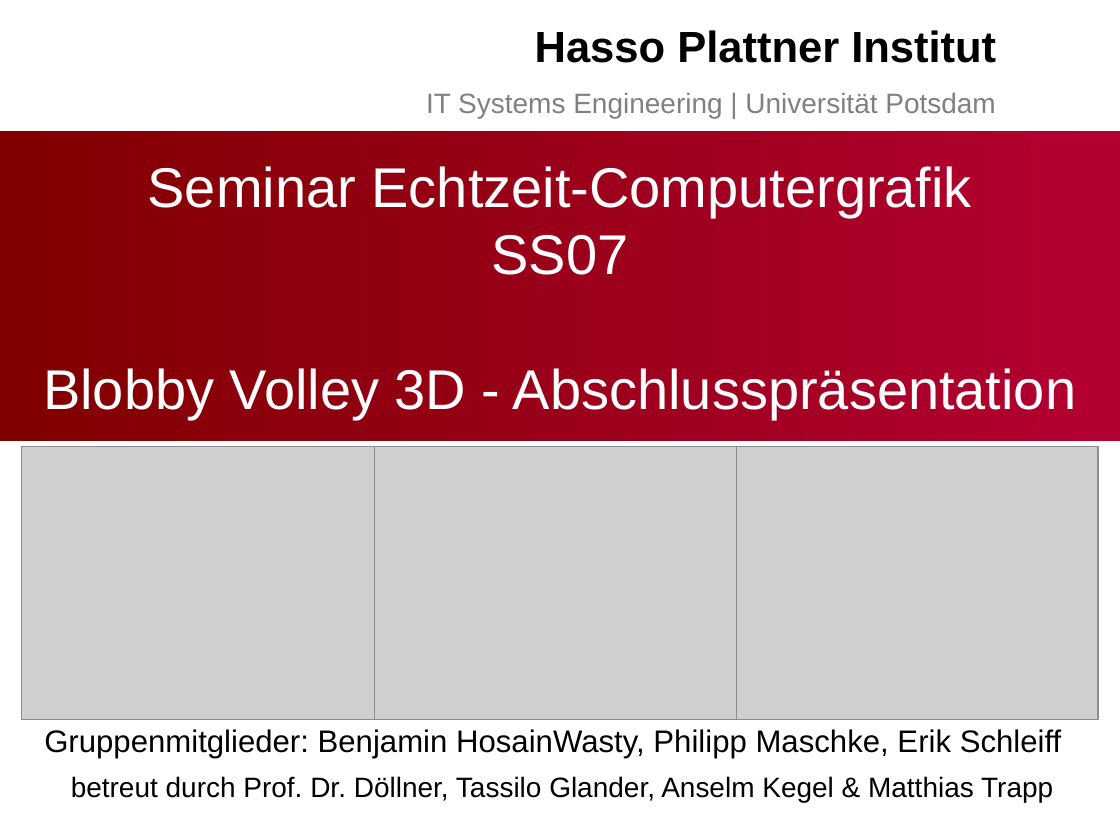
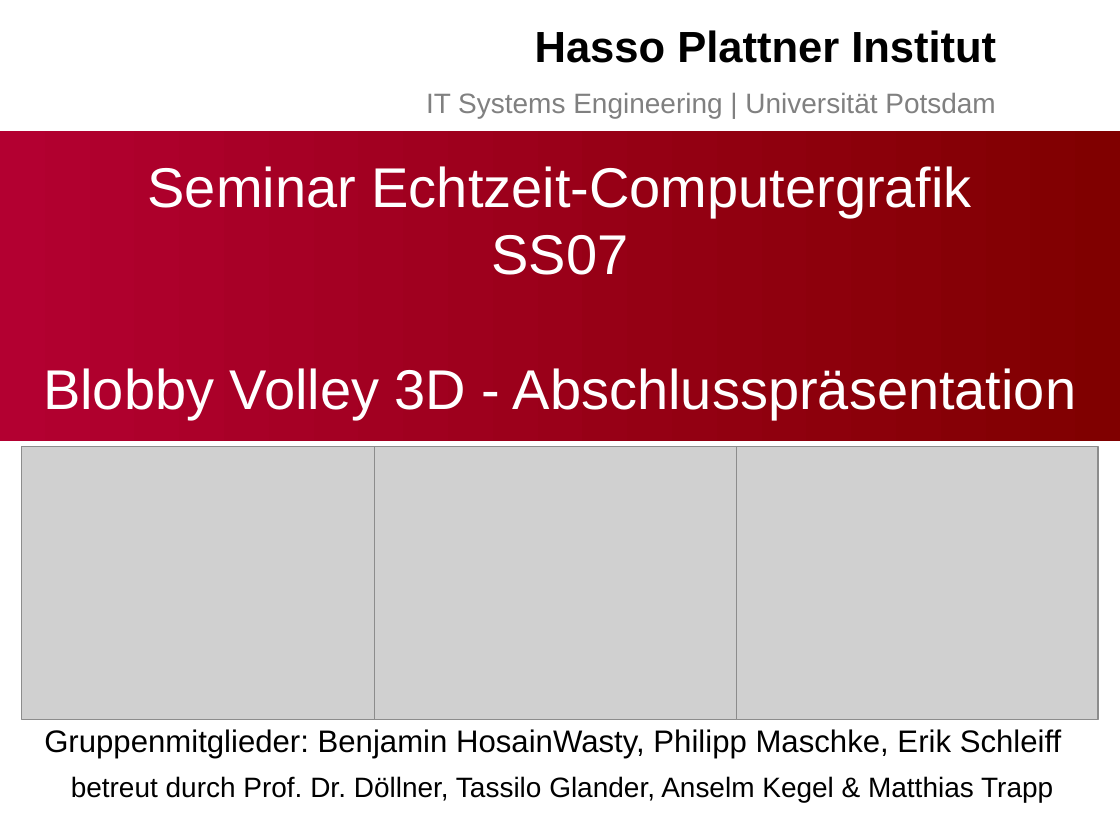
Before and after one commit to bwasty/blobby-volley-3d, a slide deck: slide 1 of Präsentationen/Slides-Abschlusspräsentation.ppt. Drawn at 1120x840 pixels with LibreOffice and Linux fonts; fonts in the diff are those of the drawing; grey boxes stand for pictures; background and template pictures are left out. Boxes give left, top, right and bottom in pixels: in the first picture for what was removed or moved away, otherwise in the second. Text is boxed around its words. In the diff, an @@ line names an element or a change of style, - is before the commit and + after.

```diff
--- a/Präsentationen/Slides-Abschlusspräsentation.ppt
+++ b/Präsentationen/Slides-Abschlusspräsentation.ppt
@@ title "Seminar Echtzeit-Computergrafik SS07 Blobby Volley ..." at (0,131,1120,441): fill gradient #B30031 to #800000 to gradient #800000 to #B30031 @@
```
Also in this commit, not shown: 7 other slides changed, 3 slides added, 1 slide removed.
